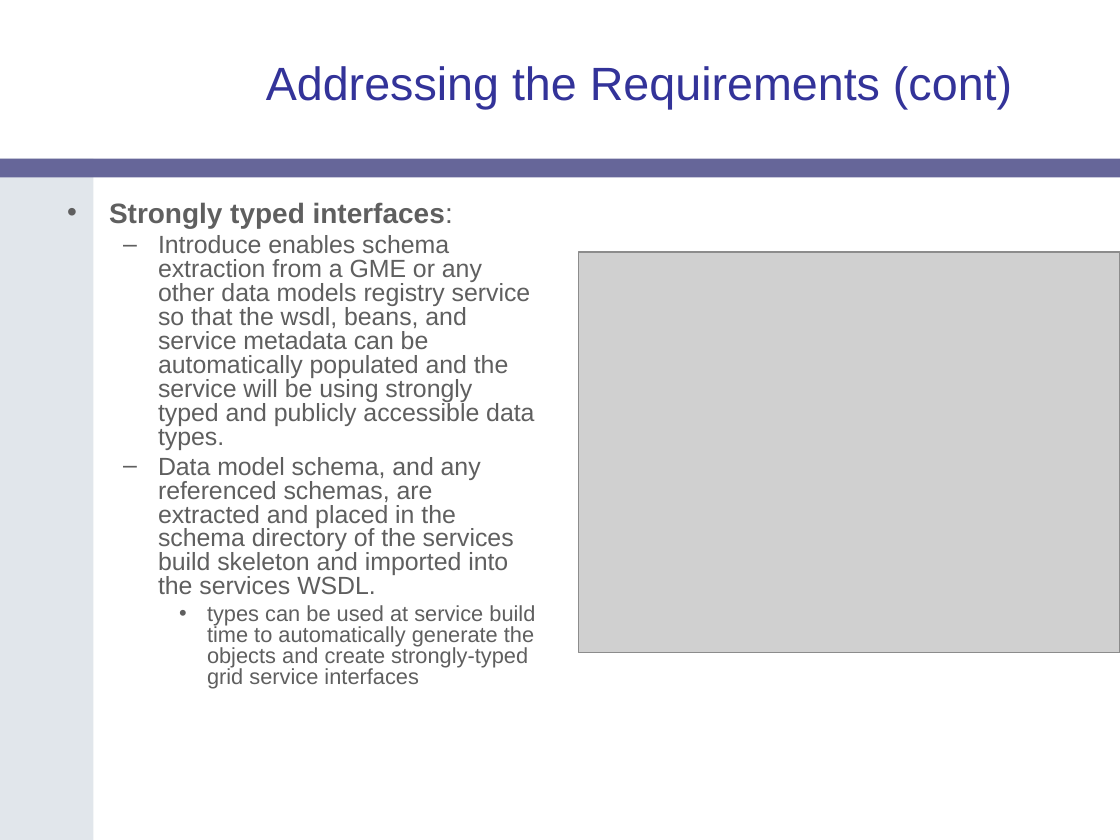
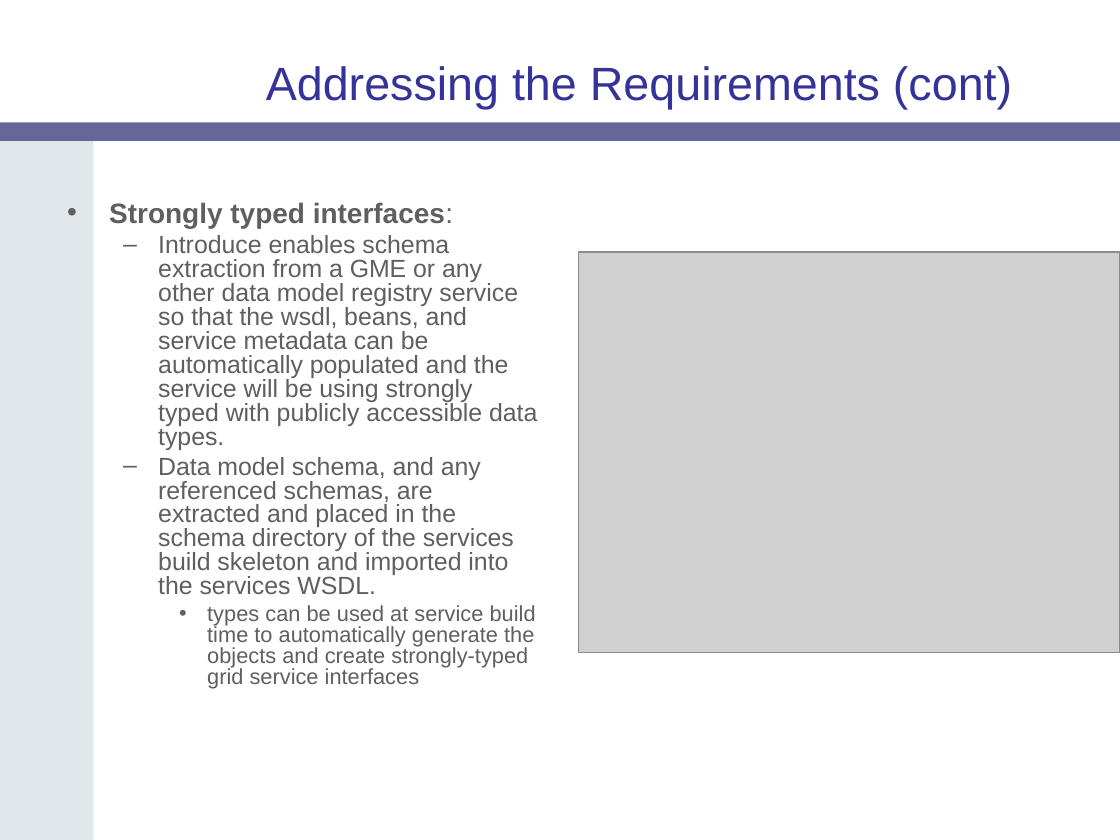
Before and after one commit to NCIP/cagrid-portal, a slide deck: slide 12 of cagrid-1-0/Documentation/presentations/introduce/Introduce-OGF19.ppt. Drawn at 1120x840 pixels with LibreOffice and Linux fonts; fonts in the diff are those of the drawing; grey boxes stand for pictures; background and template pictures are left out. Boxes give left, top, right and bottom in pixels: in the first picture for what was removed or moved away, otherwise in the second. Text is boxed around its words. In the diff, an @@ line names an element or a change of style, - is before the commit and + after.

```diff
--- a/cagrid-1-0/Documentation/presentations/introduce/Introduce-OGF19.ppt
+++ b/cagrid-1-0/Documentation/presentations/introduce/Introduce-OGF19.ppt
@@ freeform shape: place and size @@
-freeform shape at <box>0,159,93,840</box>
+freeform shape at <box>0,140,93,840</box>
@@ rounded rectangle: place and size @@
-rounded rectangle at <box>0,159,1120,178</box>
+rounded rectangle at <box>0,122,1120,141</box>
@@ text at <box>158,235,537,450</box>: text changed @@
-  – Introduce enables schema extraction from a GME or any other data models registry service so that the wsdl, beans, and service metadata can be automatically populated and the service will be using strongly typed and publicly accessible data types.
+  – Introduce enables schema extraction from a GME or any other data model registry service so that the wsdl, beans, and service metadata can be automatically populated and the service will be using strongly typed with publicly accessible data types.
```
Also in this commit, not shown: 20 other slides changed.
